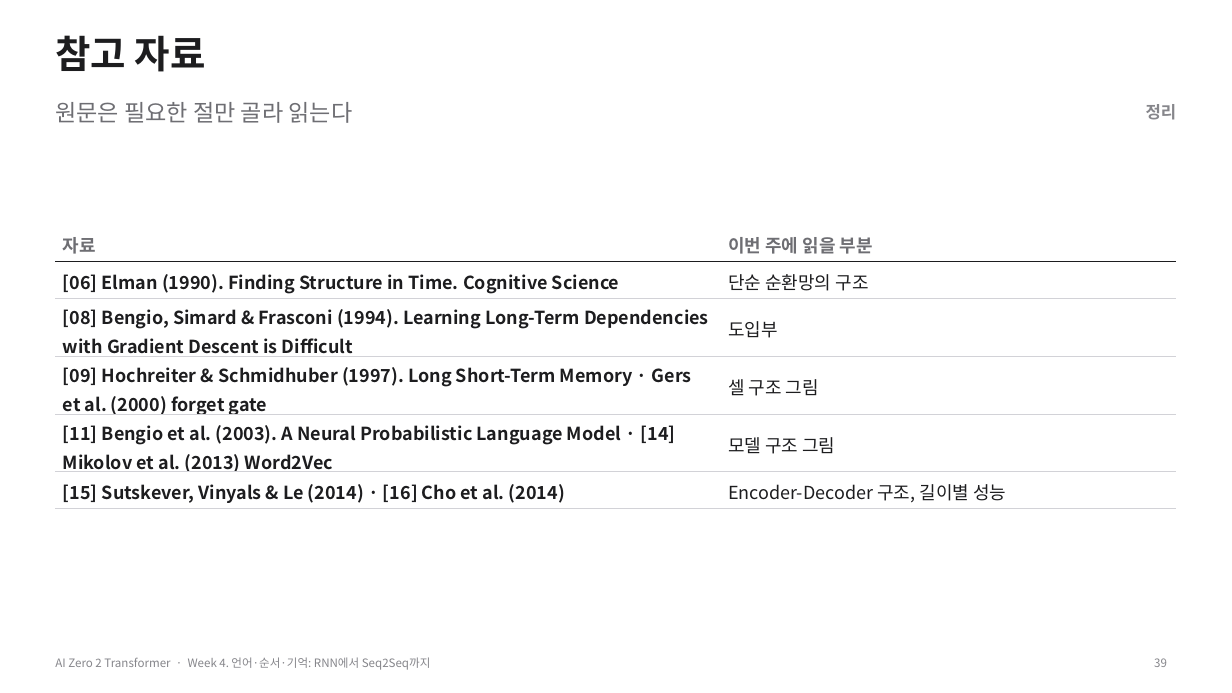
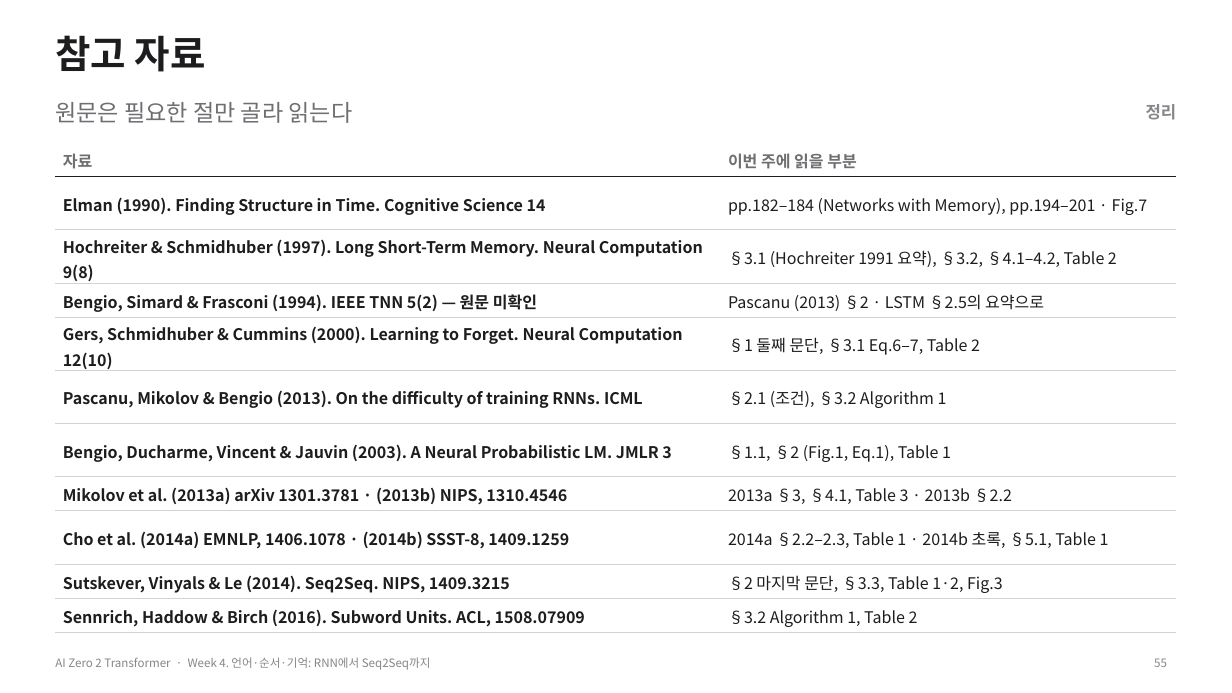
Before and after one commit to myunhh/AI-Zero-2-Transformers, a slide deck: slide 55 of lectures/week04_rnn_lstm_seq2seq.pptx (slide 39 before the commit). Drawn at 1232x693 pixels with LibreOffice and Linux fonts; fonts in the diff are those of the drawing. Boxes give left, top, right and bottom in pixels: in the first picture for what was removed or moved away, otherwise in the second. Text is boxed around its words. In the diff, an @@ line names an element or a change of style, - is before the commit and + after.

```diff
--- a/lectures/week04_rnn_lstm_seq2seq.pptx
+++ b/lectures/week04_rnn_lstm_seq2seq.pptx
@@ table at <box>55,142,1177,632</box> @@
-row 2: [06] Elman (1990). Finding Structure in Time. Cognitive Science | 단순 순환망의 구조
-row 3: [08] Bengio, Simard & Frasconi (1994). Learning Long-Term Dependencies with Gradient Descent is Difficult | 도입부
-row 4: [09] Hochreiter & Schmidhuber (1997). Long Short-Term Memory · Gers et al. (2000) forget gate | 셀 구조 그림
-row 5: [11] Bengio et al. (2003). A Neural Probabilistic Language Model · [14] Mikolov et al. (2013) Word2Vec | 모델 구조 그림
-row 6: [15] Sutskever, Vinyals & Le (2014) · [16] Cho et al. (2014) | Encoder-Decoder 구조, 길이별 성능
+row 2: Elman (1990). Finding Structure in Time. Cognitive Science 14 | pp.182–184 (Networks with Memory), pp.194–201 · Fig.7
+row 3: Hochreiter & Schmidhuber (1997). Long Short-Term Memory. Neural Computation 9(8) | §3.1 (Hochreiter 1991 요약), §3.2, §4.1–4.2, Table 2
+row 4: Bengio, Simard & Frasconi (1994). IEEE TNN 5(2) — 원문 미확인 | Pascanu (2013) §2 · LSTM §2.5의 요약으로
+row 5: Gers, Schmidhuber & Cummins (2000). Learning to Forget. Neural Computation 12(10) | §1 둘째 문단, §3.1 Eq.6–7, Table 2
+row 6: Pascanu, Mikolov & Bengio (2013). On the difficulty of training RNNs. ICML | §2.1 (조건), §3.2 Algorithm 1
+row 7: Bengio, Ducharme, Vincent & Jauvin (2003). A Neural Probabilistic LM. JMLR 3 | §1.1, §2 (Fig.1, Eq.1), Table 1
+row 8: Mikolov et al. (2013a) arXiv 1301.3781 · (2013b) NIPS, 1310.4546 | 2013a §3, §4.1, Table 3 · 2013b §2.2
+row 9: Cho et al. (2014a) EMNLP, 1406.1078 · (2014b) SSST-8, 1409.1259 | 2014a §2.2–2.3, Table 1 · 2014b 초록, §5.1, Table 1
+row 10: Sutskever, Vinyals & Le (2014). Seq2Seq. NIPS, 1409.3215 | §2 마지막 문단, §3.3, Table 1·2, Fig.3
+row 11: Sennrich, Haddow & Birch (2016). Subword Units. ACL, 1508.07909 | §3.2 Algorithm 1, Table 2
@@ table: place and size @@
-table at <box>55,226,1177,508</box>
+table at <box>55,142,1177,632</box>
@@ page number at <box>1154,658,1167,667</box>: text changed @@
-39
+55
```
Also in this commit, not shown: 26 other slides changed, 29 slides added, 13 slides removed, 20 other files.
